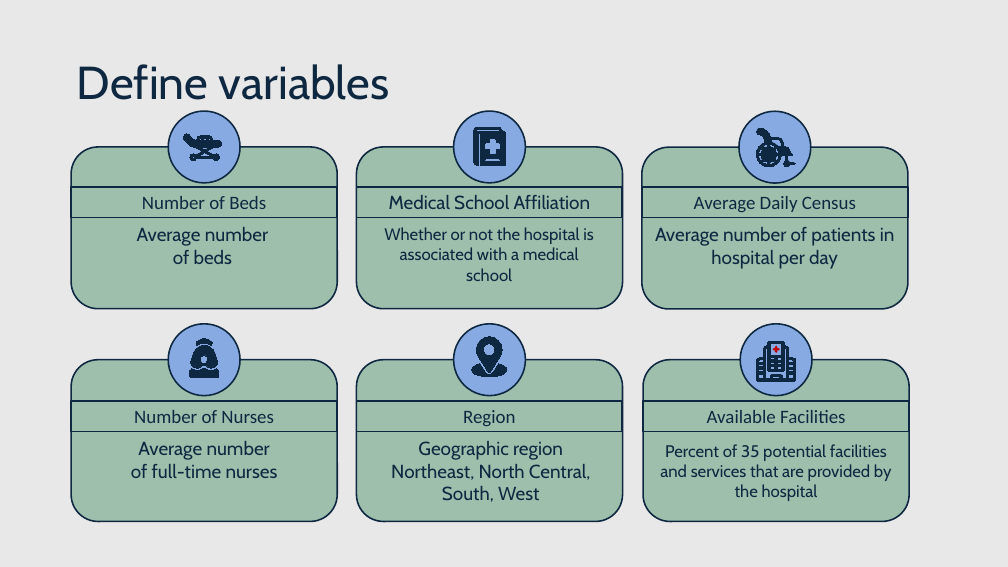
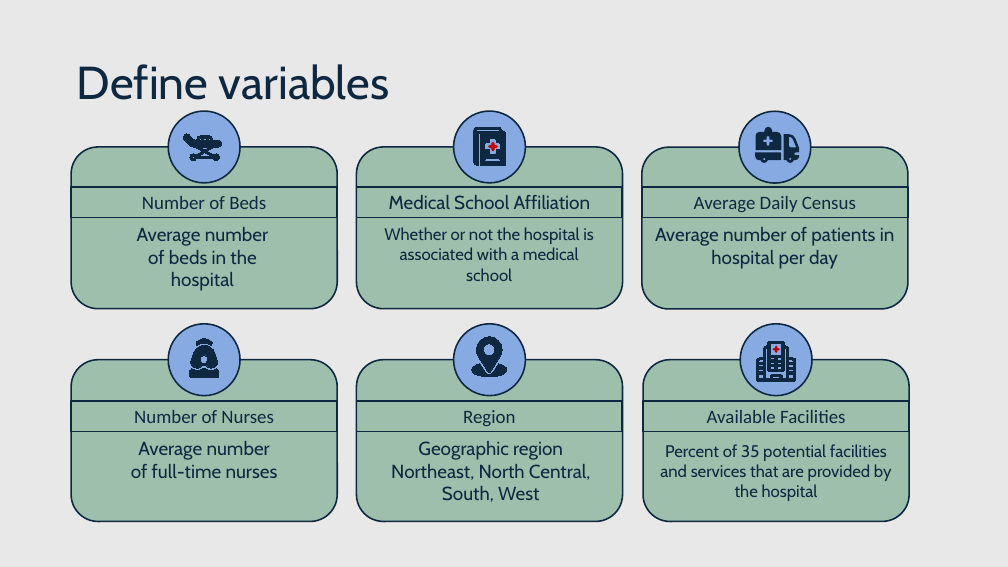
Before and after one commit to Payday4/Hospitalization_stays, a slide deck: slide 3 of medical data WIP.pptx. Drawn at 1008x567 pixels with LibreOffice and Linux fonts; fonts in the diff are those of the drawing. Boxes give left, top, right and bottom in pixels: in the first picture for what was removed or moved away, otherwise in the second. Text is boxed around its words. In the diff, an @@ line names an element or a change of style, - is before the commit and + after.

```diff
--- a/medical data WIP.pptx
+++ b/medical data WIP.pptx
@@ freeform shape added at box(488, 141, 498, 151), fill #C00000 @@
@@ freeform shape: place and size @@
-freeform shape at box(756, 129, 795, 167)
+freeform shape at box(755, 127, 781, 150)
@@ freeform shape at box(755, 127, 781, 150): outline #0E2841 0.75 pt to none @@
@@ freeform shape added at box(784, 135, 800, 163), fill #0E2841 @@
@@ freeform shape added at box(755, 153, 781, 163), fill #0E2841 @@
@@ text at box(137, 227, 268, 291): text changed @@
-Average number of beds
+Average number of beds in the hospital
```
Also in this commit, not shown: 7 other slides changed, 7 slides added, 4 slides removed.
